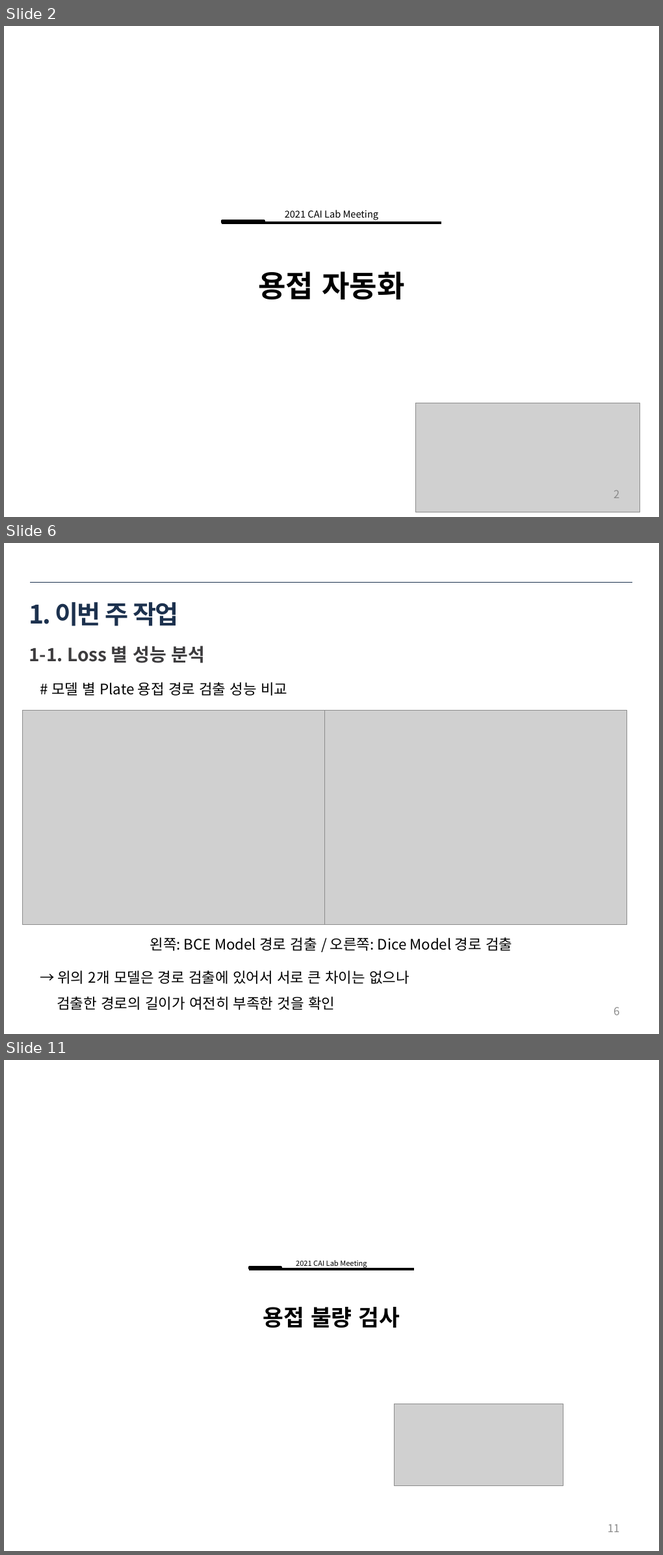
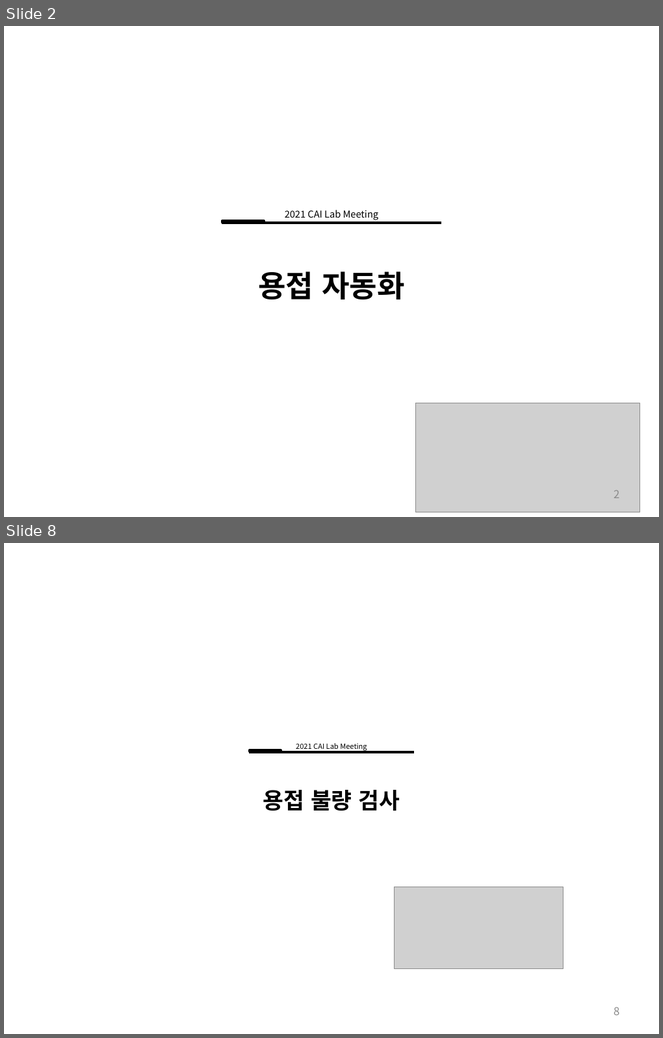
Before and after one commit to ssh6189/2022.01.15, a slide deck: 2022년 1월 15일 용접자동화로봇.pptx. Shown one above the other, each under a label of ours: slides 2, 6 and 11 before the commit, slides 2 and 8 after it; the slides between them are not shown. The pictures are 663x1555 and 663x1038 pixels, drawn with LibreOffice and Linux fonts; fonts in the diff are those of the drawing; grey boxes stand for pictures. Boxes give left, top, right and bottom in pixels: in the first picture for what was removed or moved away, otherwise in the second. Text is boxed around its words. In the diff, an @@ line names an element or a change of style, - is before the commit and + after.

```diff
--- a/2022년 1월 15일 용접자동화로봇.pptx
+++ b/2022년 1월 15일 용접자동화로봇.pptx
@@ slide 6 removed at (x1=4, y1=543, x2=659, y2=1034), background #FFFFFF @@
@@ line removed from (30, 582) to (633, 582) @@
@@ title removed at (x1=29, y1=602, x2=178, y2=626) @@
-1. 이번 주 작업
@@ text removed at (x1=29, y1=646, x2=206, y2=663) @@
-1-1. Loss 별 성능 분석
@@ text removed at (x1=51, y1=682, x2=287, y2=696) @@
-# 모델 별 Plate 용접 경로 검출 성능 비교
@@ picture removed at (x1=22, y1=710, x2=325, y2=925) @@
@@ picture removed at (x1=325, y1=710, x2=628, y2=925) @@
@@ text removed at (x1=150, y1=938, x2=512, y2=951) @@
-왼쪽: BCE Model 경로 검출 / 오른쪽: Dice Model 경로 검출
@@ text removed at (x1=57, y1=971, x2=410, y2=1010) @@
-→ 위의 2개 모델은 경로 검출에 있어서 서로 큰 차이는 없으나
-검출한 경로의 길이가 여전히 부족한 것을 확인
@@ page number removed at (x1=614, y1=1007, x2=620, y2=1016) @@
-6
@@ what was slide 11 is now slide 8 @@
@@ page number at (x1=614, y1=1007, x2=620, y2=1016): text changed @@
-11
+8
```
Also in this commit, not shown: 4 slides changed, 4 slides added, 10 other slides removed, 1 other file.
